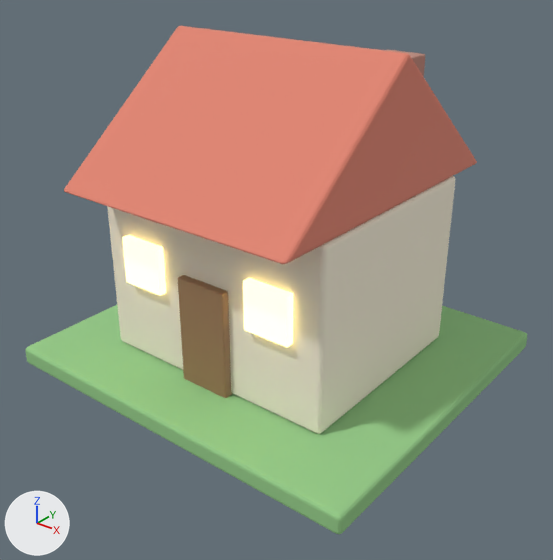
The glTF model public/shop-models/cat-city.glb as it was, and as the next commit left it.
One viewpoint serves both versions: a camera (50 mm lens) standing at (1.459, -1.847, 0.893) and looking at (0.049, -0.085, -0.2). The lights are fixed; the arrows at lower left show +X, +Y and +Z. The picture after the commit comes second. Where no turn or scale is listed for an object, it has been applied to the vertices.
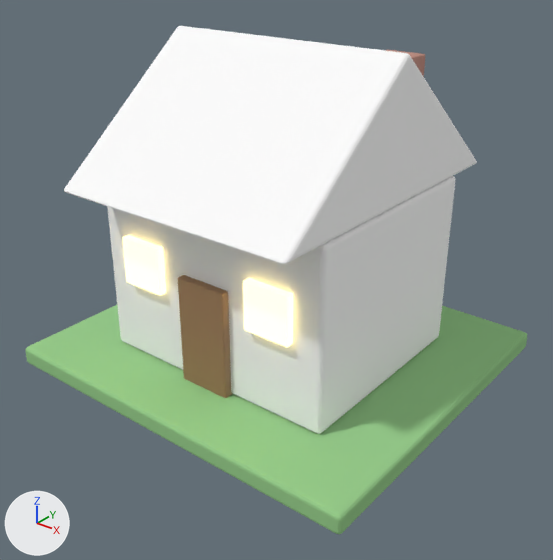
What the commit changed:
Material 'wall' (mat_wall) changes colour from pale yellow #faf1dd to white #ffffff; in linear values from (0.96, 0.88, 0.72) to (1.0, 1.0, 1.0).
Material 'roofm' (mat_roofm) changes colour from red #e1816c to white #ffffff; in linear values from (0.75, 0.22, 0.15) to (1.0, 1.0, 1.0).

What differs and where, as boxes (x1, y1, x2, y2) in the pictures (553 x 560 px):
'poly', recoloured (red to white)
    both: (64, 26, 477, 264)
'Cube', recoloured (pale yellow to white)
    both: (107, 176, 455, 434)
